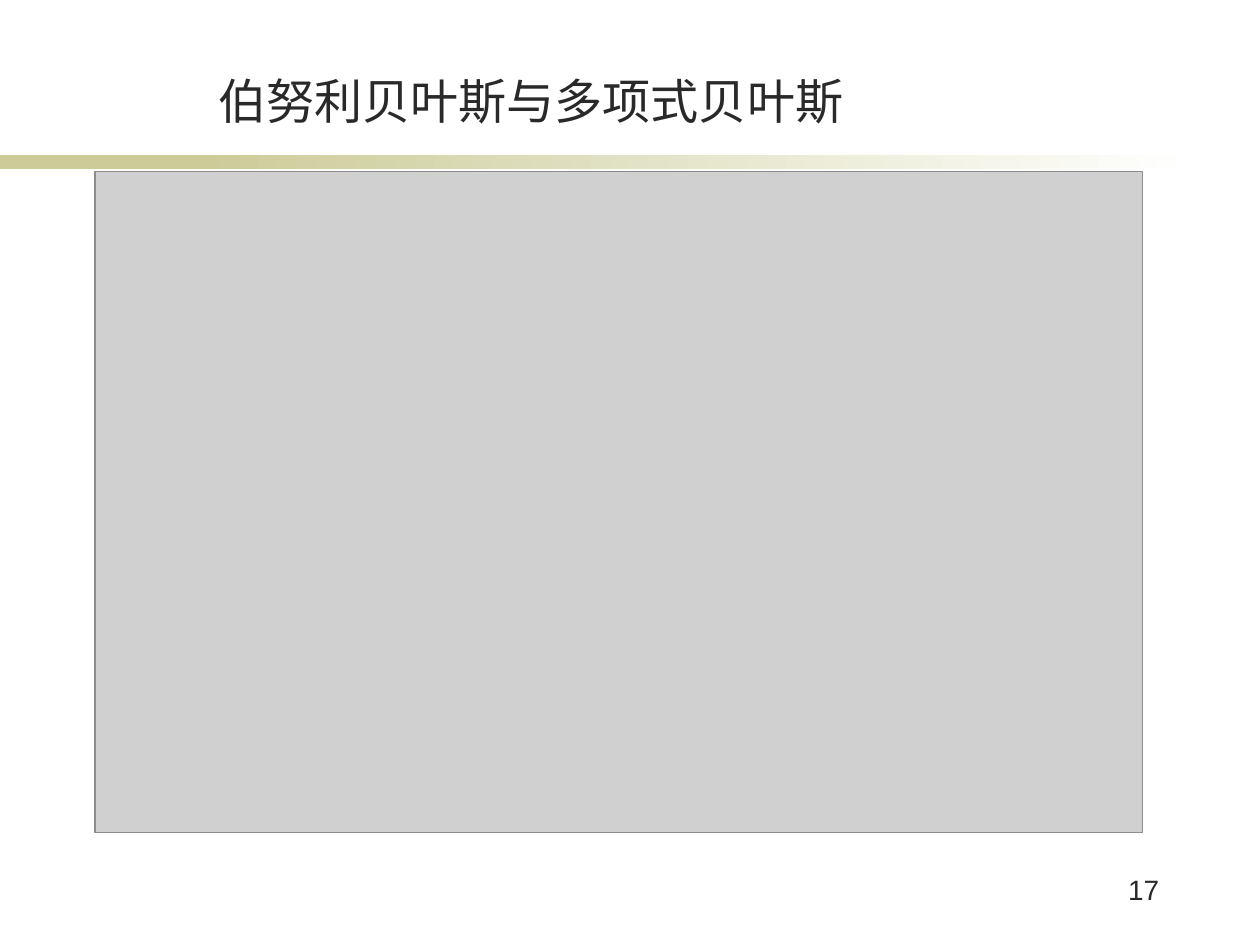
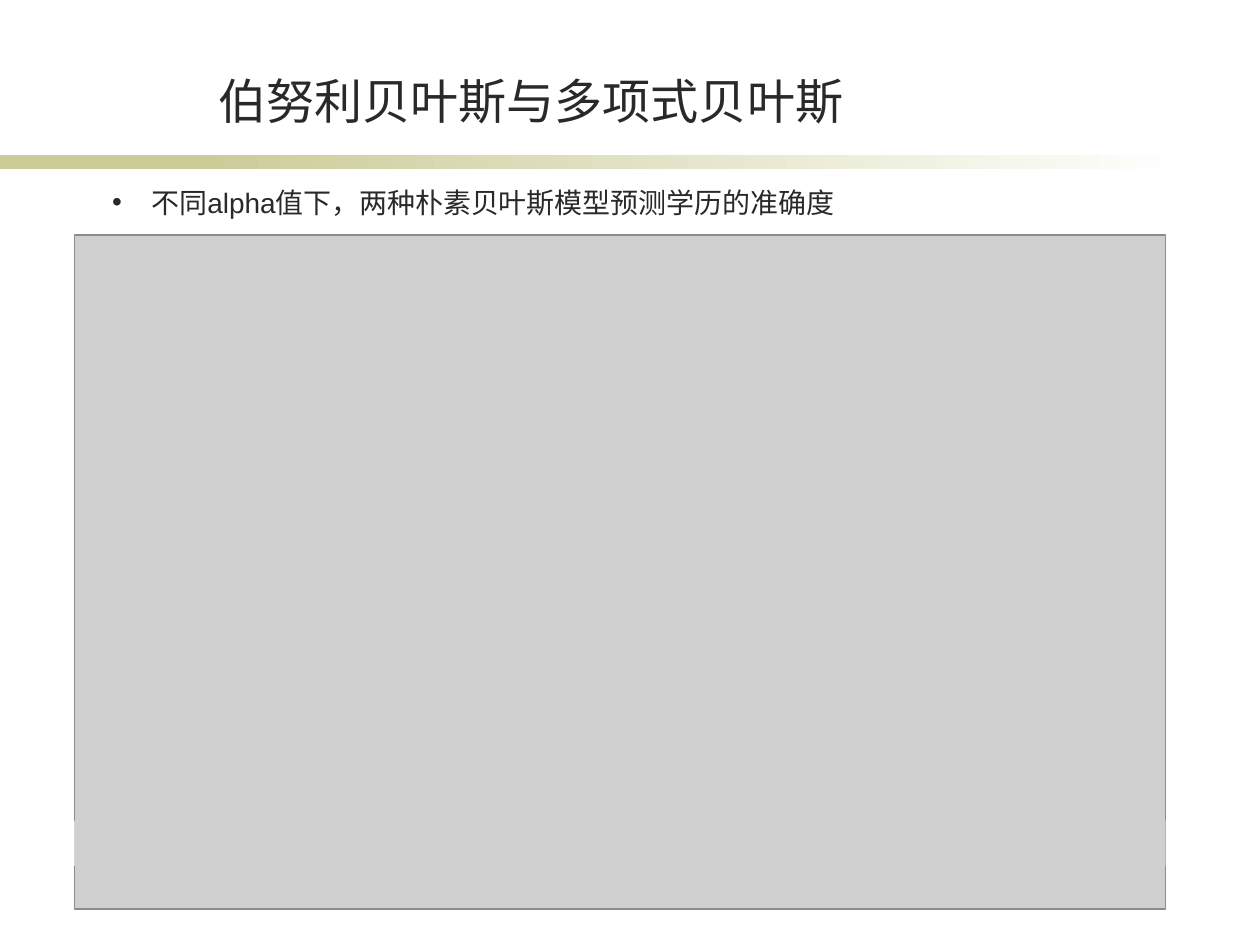
Before and after one commit to XuanBQ/SogouClientsPredict, a slide deck: slide 12 of bq_毕业答辩.pptx (slide 17 before the commit). Drawn at 1260x945 pixels with LibreOffice and Linux fonts; fonts in the diff are those of the drawing; grey boxes stand for pictures; background and template pictures are left out. Boxes give left, top, right and bottom in pixels: in the first picture for what was removed or moved away, otherwise in the second. Text is boxed around its words. In the diff, an @@ line names an element or a change of style, - is before the commit and + after.

```diff
--- a/bq_毕业答辩.pptx
+++ b/bq_毕业答辩.pptx
@@ text added at [151,189,834,219], 16 pt, text #292929 @@
+• 不同alpha值下，两种朴素贝叶斯模型预测学历的准确度
@@ picture: place and size @@
-picture at [94,171,1143,832]
+picture at [74,234,1166,908]
@@ rectangle added at [0,820,74,866], fill #FFFFFF @@
@@ rectangle added at [1166,820,1260,866], fill #FFFFFF @@
@@ page number at [1128,880,1159,900]: text changed @@
-17
+12
```
Also in this commit, not shown: 13 other slides changed, 2 slides added, 1 slide removed, 4 other files.
